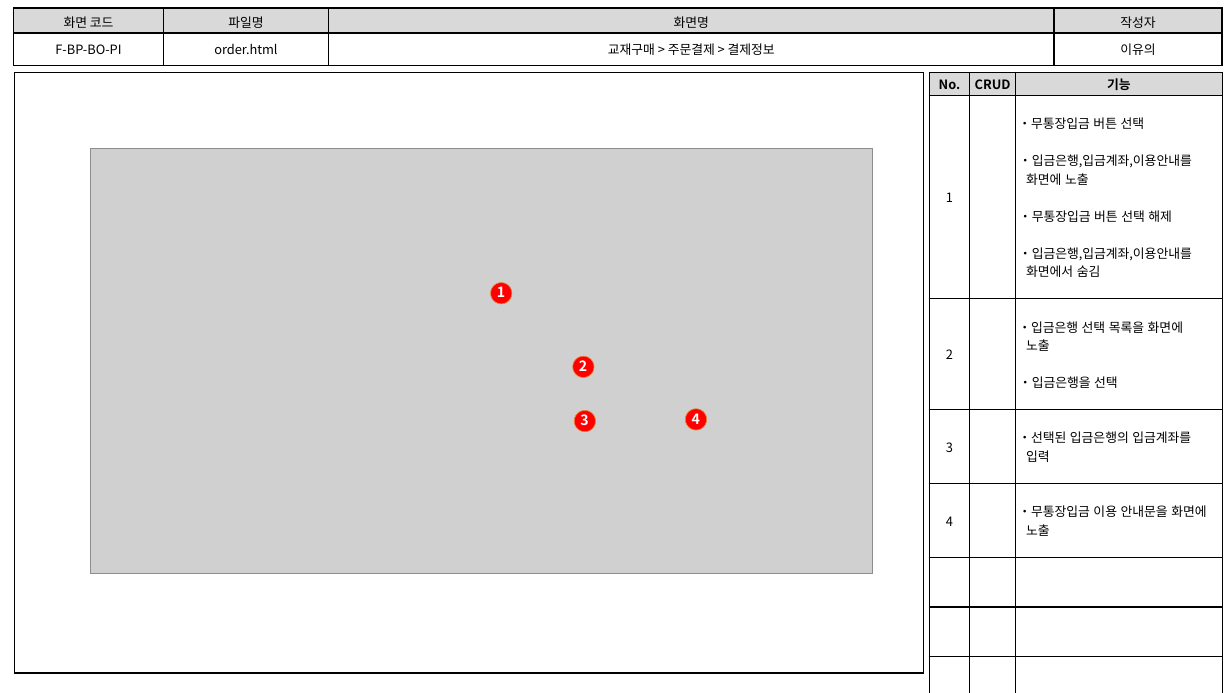
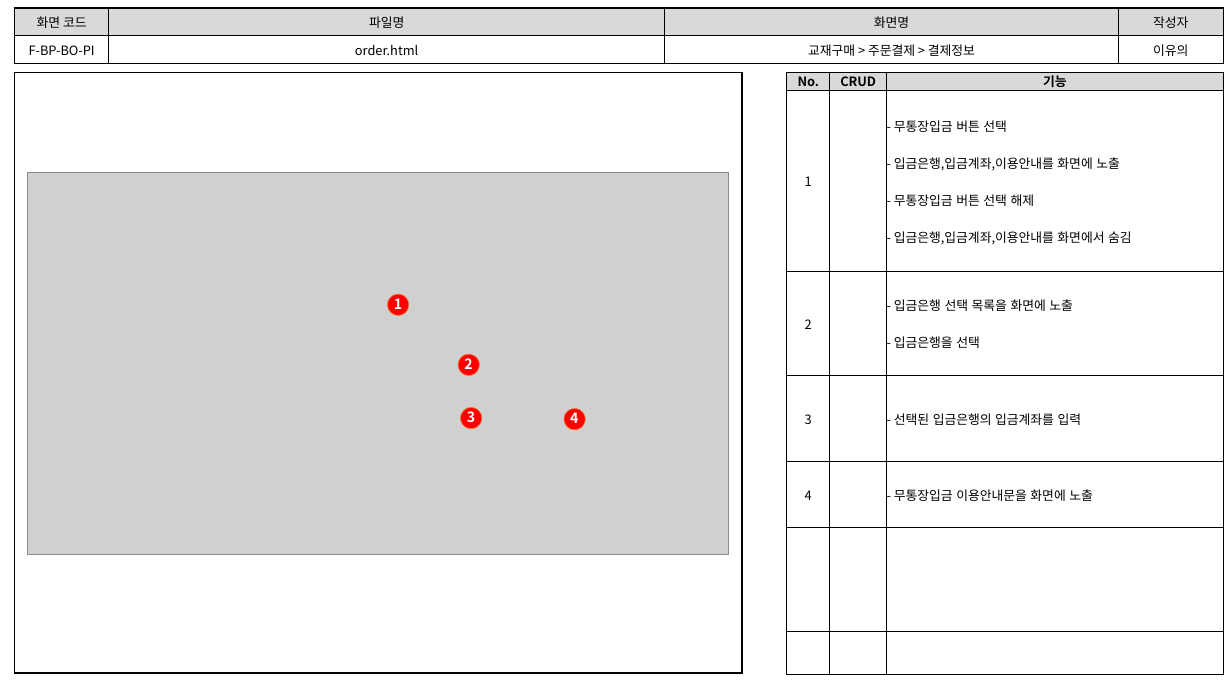
Before and after one commit to index506/cosmo6th_3thGroup, a slide deck: slide 4 of 3rd_Project/Category/Book/기능,화면,테스트 문서/3th_Project_화면 설계도(이유의).pptx. Drawn at 1232x693 pixels with LibreOffice and Linux fonts; fonts in the diff are those of the drawing; grey boxes stand for pictures. Boxes give left, top, right and bottom in pixels: in the first picture for what was removed or moved away, otherwise in the second. Text is boxed around its words. In the diff, an @@ line names an element or a change of style, - is before the commit and + after.

Commit message:
유의 테스트케이스,화면설계서

```diff
--- a/3rd_Project/Category/Book/기능,화면,테스트 문서/3th_Project_화면 설계도(이유의).pptx
+++ b/3rd_Project/Category/Book/기능,화면,테스트 문서/3th_Project_화면 설계도(이유의).pptx
@@ table: place and size @@
-table at (14,8,1223,66)
+table at (15,8,1224,60)
@@ rectangle: place and size @@
-rectangle at (15,72,924,673)
+rectangle at (15,72,743,673)
@@ table at (787,72,1223,673) @@
-row 2, column 3: ・무통장입금 버튼 선택 / ・입금은행,입금계좌,이용안내를 / 화면에 노출 / ・무통장입금 버튼 선택 해제 / ・입금은행,입금계좌,이용안내를 / 화면에서 숨김
+row 2, column 3: - 무통장입금 버튼 선택 / - 입금은행,입금계좌,이용안내를 화면에 노출 / - 무통장입금 버튼 선택 해제 / - 입금은행,입금계좌,이용안내를 화면에서 숨김
-row 3, column 3: ・입금은행 선택 목록을 화면에 / 노출 / ・입금은행을 선택
+row 3, column 3: - 입금은행 선택 목록을 화면에 노출 / - 입금은행을 선택
-row 4, column 3: ・선택된 입금은행의 입금계좌를 / 입력
+row 4, column 3: - 선택된 입금은행의 입금계좌를 입력
-row 5, column 3: ・무통장입금 이용 안내문을 화면에 / 노출
+row 5, column 3: - 무통장입금 이용안내문을 화면에 노출
-row 8:  |  | 
-row 9:  |  | 
@@ table: place and size @@
-table at (930,72,1224,674)
+table at (787,72,1223,673)
@@ picture: place and size @@
-picture at (91,149,872,574)
+picture at (28,173,729,555)
@@ text "1": place and size @@
-text "1" at (497,283,505,297)
+text "1" at (394,298,402,309)
@@ ellipse: place and size @@
-ellipse at (491,283,512,304)
+ellipse at (387,294,409,315)
@@ text "2": place and size @@
-text "2" at (579,357,587,371)
+text "2" at (464,355,472,369)
@@ ellipse: place and size @@
-ellipse at (573,357,594,378)
+ellipse at (458,354,480,375)
@@ text "3": place and size @@
-text "3" at (580,411,588,425)
+text "3" at (467,408,475,422)
@@ ellipse: place and size @@
-ellipse at (686,409,707,430)
+ellipse at (460,408,482,429)
@@ text "4": place and size @@
-text "4" at (692,413,700,424)
+text "4" at (570,409,578,423)
@@ ellipse: place and size @@
-ellipse at (575,410,596,432)
+ellipse at (564,409,585,430)
```
Also in this commit, not shown: 8 other slides changed, 3 other files.
